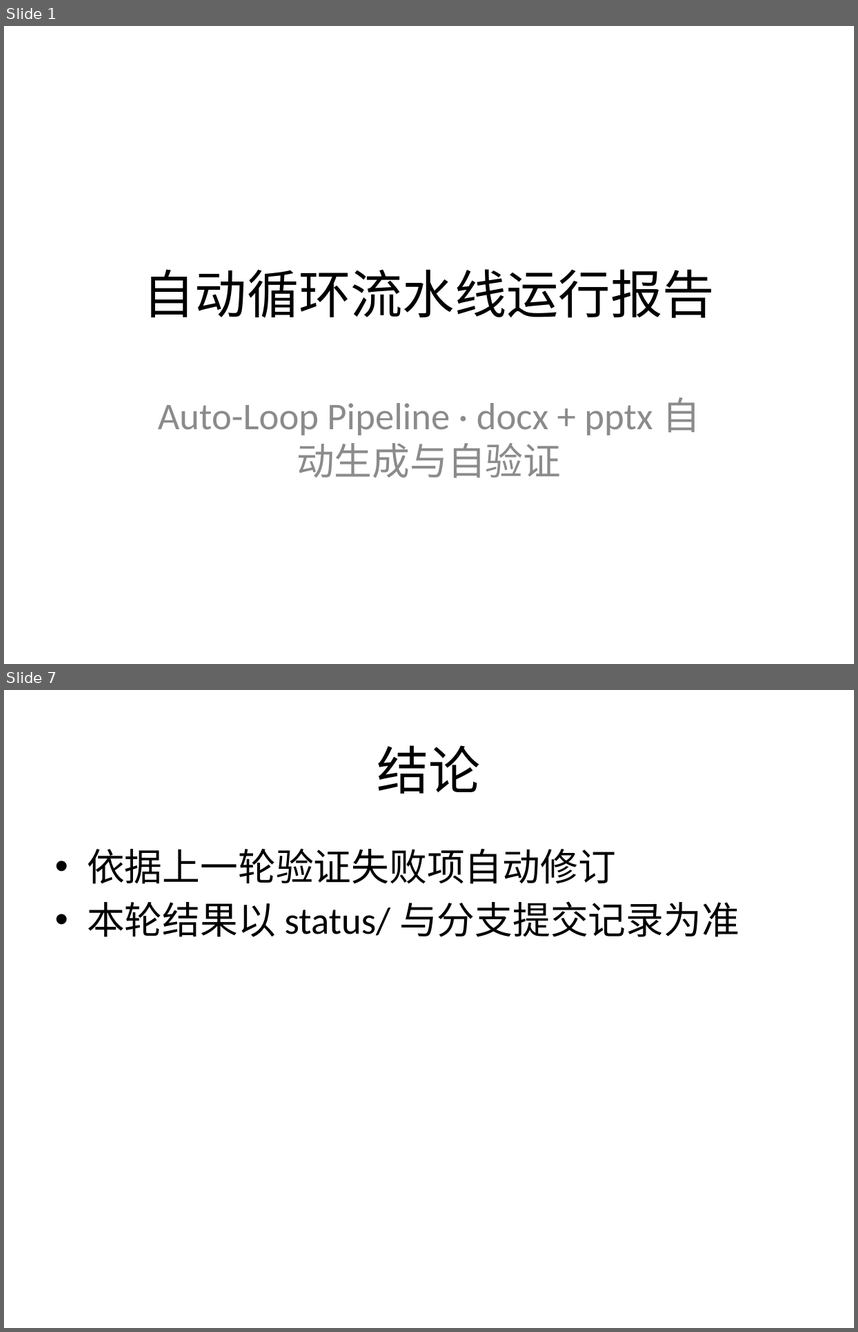
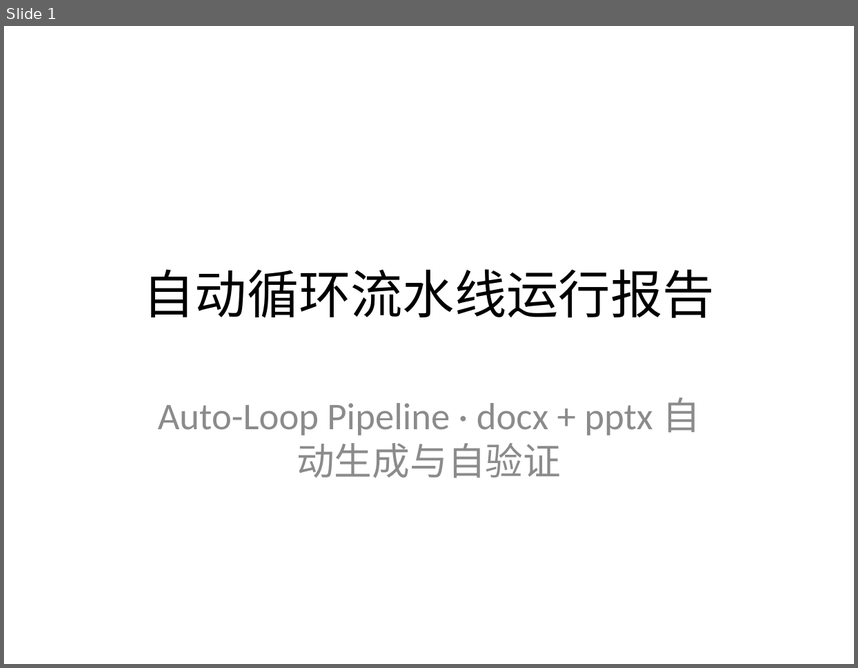
Before and after one commit to mqgg5630-cyber/test-auto-arena, a slide deck: output/slides/deck.pptx. Shown one above the other, each under a label of ours: slides 1 and 7 before the commit, slide 1 after it; the slides between them are not shown. The pictures are 858x1332 and 858x668 pixels, drawn with LibreOffice and Linux fonts; fonts in the diff are those of the drawing. Boxes give left, top, right and bottom in pixels: in the first picture for what was removed or moved away, otherwise in the second. Text is boxed around its words. In the diff, an @@ line names an element or a change of style, - is before the commit and + after.

```diff
--- a/output/slides/deck.pptx
+++ b/output/slides/deck.pptx
@@ slide 7 removed at [4, 690, 854, 1328], background #FFFFFF @@
@@ title removed at [377, 745, 481, 793] @@
-结论
@@ text removed at [87, 848, 740, 937] @@
-• 依据上一轮验证失败项自动修订
-• 本轮结果以 status/ 与分支提交记录为准
```
Also in this commit, not shown: 1 slide changed, 1 slide added, 4 other slides removed, 5 other files.
